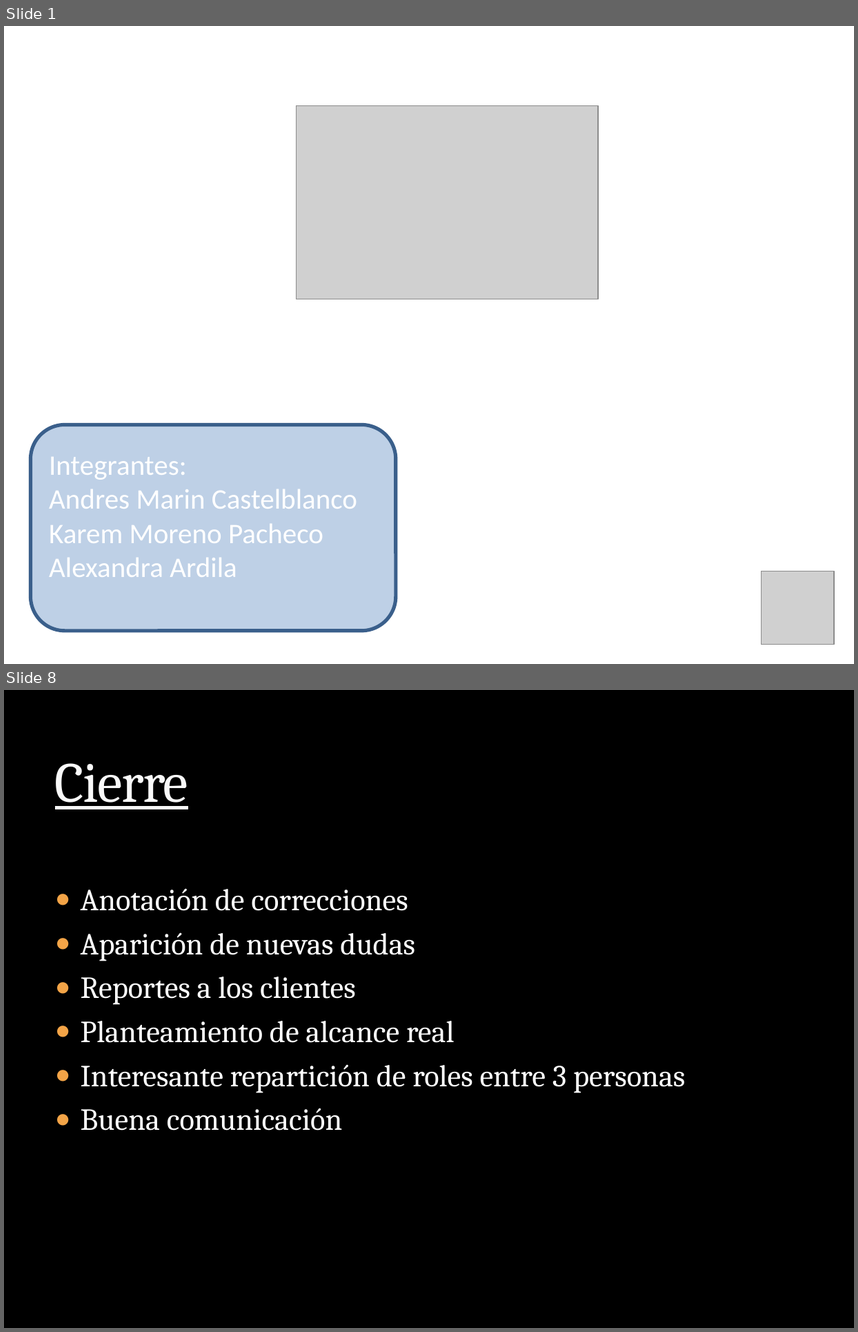
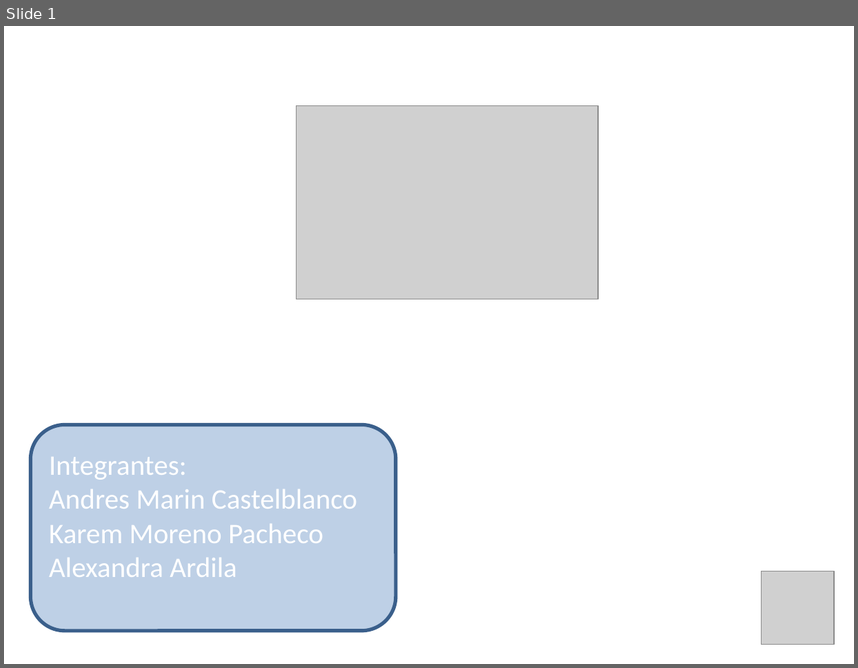
Before and after one commit to gtjemwa/ka2-proyect, a slide deck: Presentación Skysolution entrega 1.pptx. Shown one above the other, each under a label of ours: slides 1 and 8 before the commit, slide 1 after it; the slides between them are not shown. The pictures are 858x1332 and 858x668 pixels, drawn with LibreOffice and Linux fonts; fonts in the diff are those of the drawing; grey boxes stand for pictures; background and template pictures are left out. Boxes give left, top, right and bottom in pixels: in the first picture for what was removed or moved away, otherwise in the second. Text is boxed around its words. In the diff, an @@ line names an element or a change of style, - is before the commit and + after.

```diff
--- a/Presentación Skysolution entrega 1.pptx
+++ b/Presentación Skysolution entrega 1.pptx
@@ slide 8 removed at <box>4,690,854,1328</box>, background picture (left out) @@
@@ title removed at <box>55,763,188,809</box> @@
-Cierre
@@ text removed at <box>81,888,685,1130</box> @@
-● Anotación de correcciones
-● Aparición de nuevas dudas
-● Reportes a los clientes
-● Planteamiento de alcance real
-● Interesante repartición de roles entre 3 personas
-● Buena comunicación
```
Also in this commit, not shown: 2 slides changed, 11 slides added, 5 other slides removed, 3 other files.
